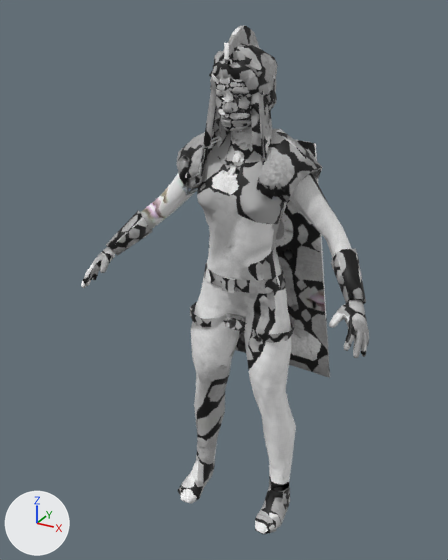
A saved change to the glTF model public/heroes/f-large.glb.
Camera for both pictures: a 50 mm camera at (0.962, -1.928, 1.942) aimed at (-0.06, -0.07, 1.013). Arrows for +X, +Y and +Z are at lower left; the lights stay in place. The picture after the commit comes second. Vertices at exactly the same position are counted once.

The first picture shows 'hero'.
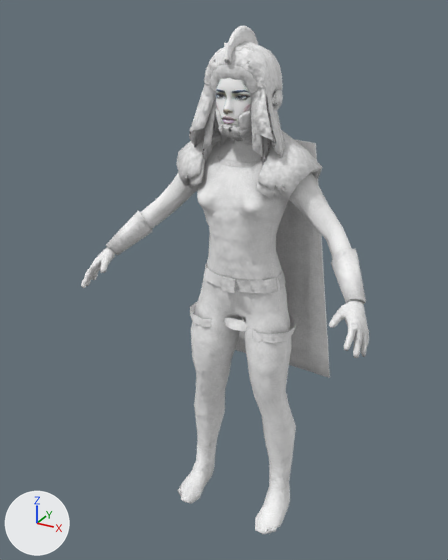
Edits to the bpy script that builds the scene:
```text
Change me_hero:
    used by ob_hero; location = (0.0, 0.0, 0.0)
    remove me_hero.from_pydata(...)  # 5366 vertices, 10618 faces; spans x -0.55..0.55, y -0.34..0.19, z -0.01..1.89
    add me_hero.from_pydata(...)  # 8381 vertices, 16982 faces; spans x -0.55..0.55, y -0.34..0.19, z -0.01..1.89
    me_hero part 1: 92 vertices moved within x -0.1..0.1, y -0.15..0.07, z 1.63..1.79; 2891 vertices added at x -0.17..0.17, y -0.18..0.11, z 1.41..1.84
    me_hero part 2: 9339 kept faces spanning x -0.55..0.55, y -0.34..0.19, z -0.01..1.89 get new texture (UV) coordinates
    other edits to the shape of me_hero do not show in these pictures
```

Boxes (x1, y1, x2, y2) around the edits, measured in the pictures (448 x 560 px):
part 1 of me_hero, built on (mostly hidden before): before (224, 43, 275, 106); after (189, 41, 285, 157)
part 2 of me_hero, surface changed (lighter): (81, 25, 369, 534) in both
